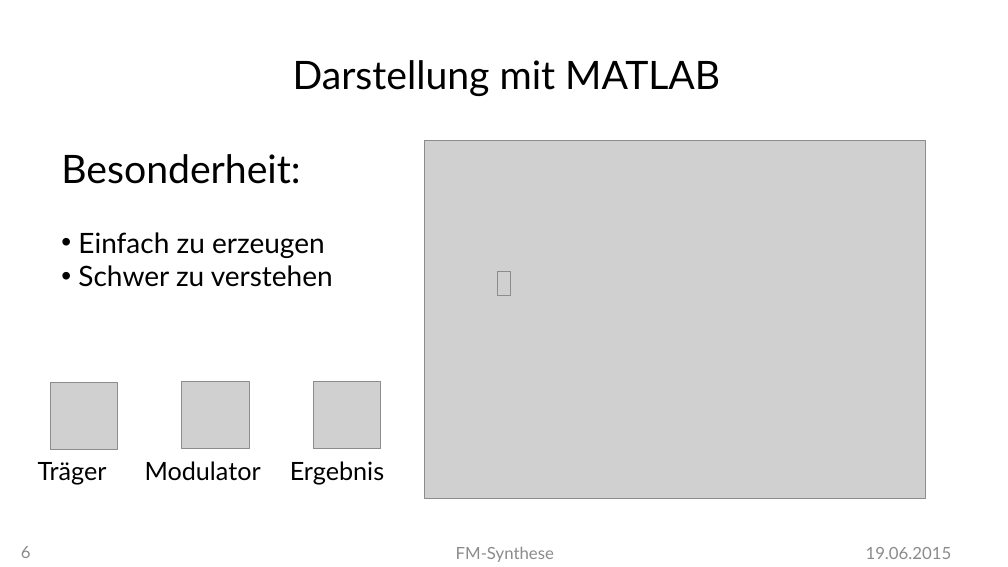
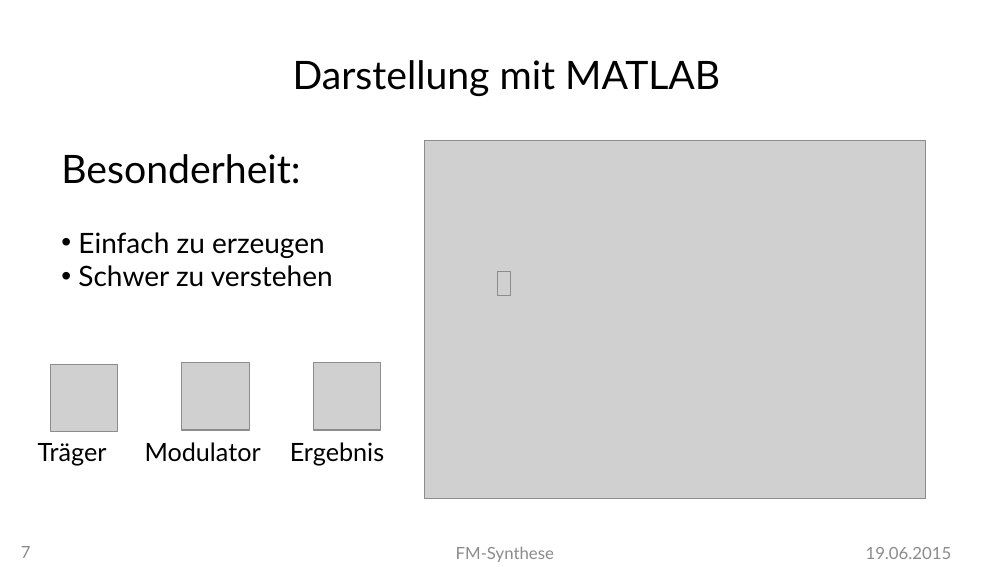
Before and after one commit to MBulli/VSeminar, a slide deck: slide 7 of Praesentation/FMSynthese-Julius.pptx (slide 6 before the commit). Drawn at 1008x567 pixels with LibreOffice and Linux fonts; fonts in the diff are those of the drawing; grey boxes stand for pictures; background and template pictures are left out. Boxes give left, top, right and bottom in pixels: in the first picture for what was removed or moved away, otherwise in the second. Text is boxed around its words. In the diff, an @@ line names an element or a change of style, - is before the commit and + after.

```diff
--- a/Praesentation/FMSynthese-Julius.pptx
+++ b/Praesentation/FMSynthese-Julius.pptx
@@ 3 pictures, 3 texts: place and size @@
-3 pictures, 3 texts at box(38, 381, 384, 484)
+3 pictures, 3 texts at box(38, 363, 384, 466)
@@ page number at box(21, 546, 31, 558): text changed @@
-6
+7
```
Also in this commit, not shown: 6 other slides changed, 1 slide added.
